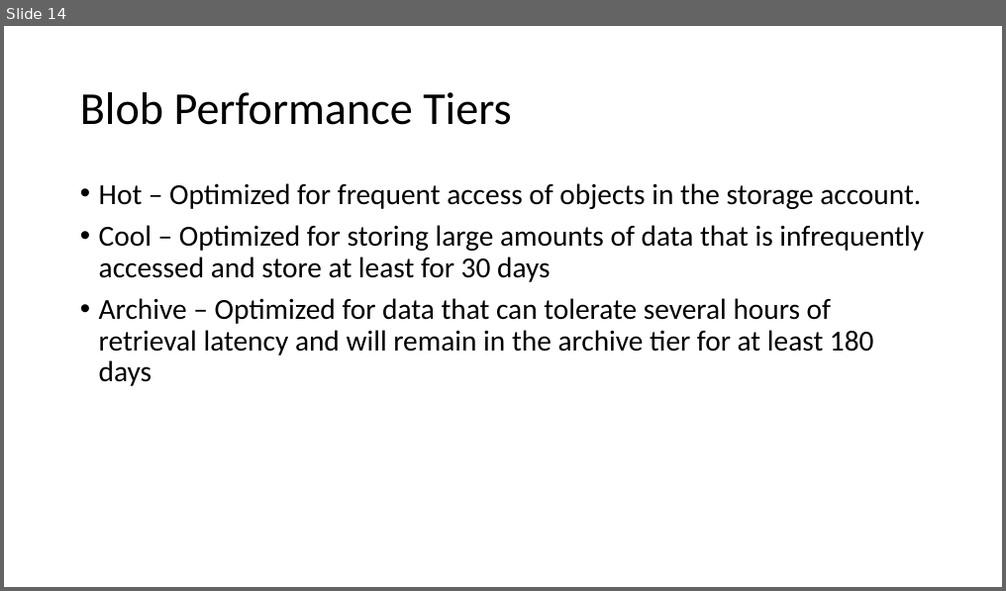
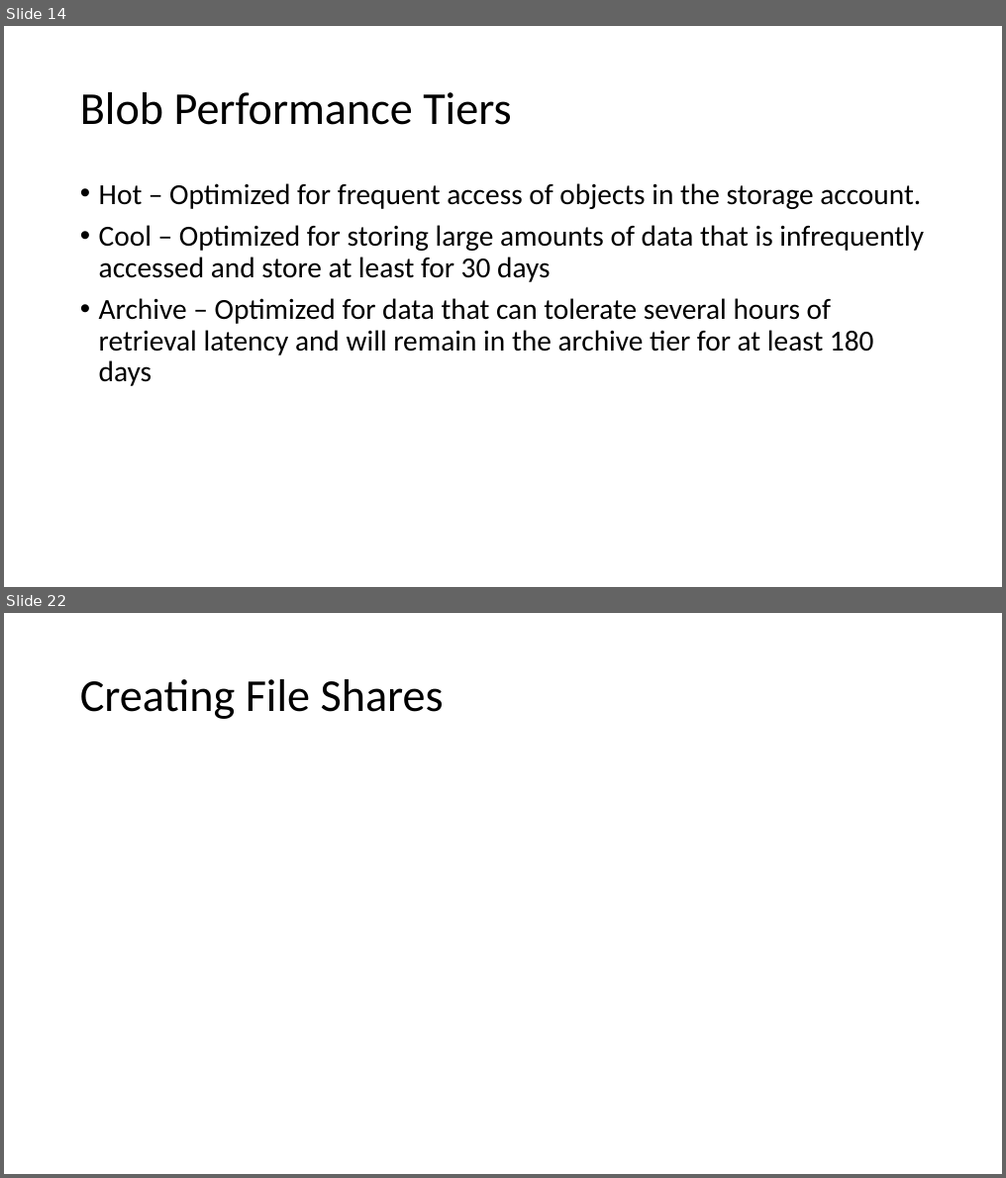
Before and after one commit to ayushrathi15/03June-AZ104, a slide deck: Azure Storage.pptx. Shown one above the other, each under a label of ours: slide 14 before the commit, slides 14 and 22 after it; the slides between them are not shown. The pictures are 1006x591 and 1006x1178 pixels, drawn with LibreOffice and Linux fonts; fonts in the diff are those of the drawing. Boxes give left, top, right and bottom in pixels: in the first picture for what was removed or moved away, otherwise in the second. Text is boxed around its words. In the diff, an @@ line names an element or a change of style, - is before the commit and + after.

```diff
--- a/Azure Storage.pptx
+++ b/Azure Storage.pptx
@@ slide 22 added at (x1=4, y1=613, x2=1002, y2=1174), background #FFFFFF @@
@@ title added at (x1=80, y1=679, x2=444, y2=719), 44 pt, text #000000 @@
+Creating File Shares
```
Also in this commit, not shown: 1 slide changed, 8 other slides added.
